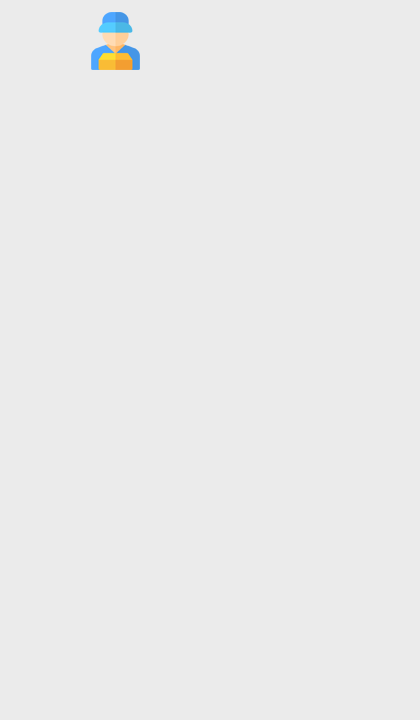
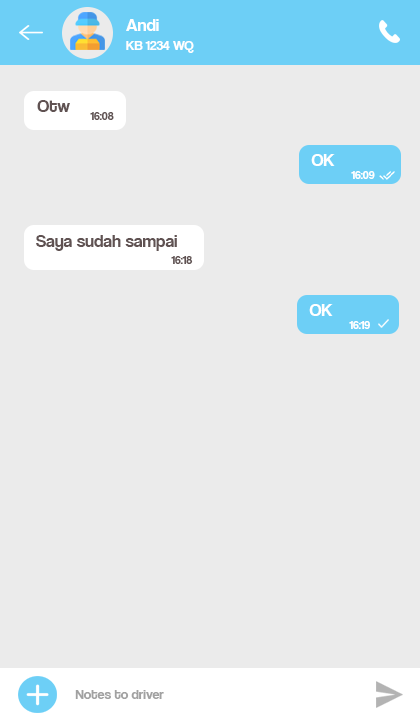
Layer changes from the first 420x720 image to the second:
added layer "Layer 8" above "Notes to driver" over (376, 681, 403, 708)
added layer "Notes to driver" above "Layer 7" over (75, 690, 164, 699)
added layer "Layer 7" above "Layer 4" over (18, 676, 57, 713)
added layer "Layer 4" above "OK copy" over (379, 20, 400, 43)
added layer "OK copy" above "Layer 6" over (309, 304, 333, 316)
added layer "16:19" above "Rounded Rectangle 1 copy 3" over (349, 321, 370, 329)
added layer "Rounded Rectangle 1 copy 3" above "OK" over (297, 295, 399, 334)
added layer "OK" above "Layer 3" over (311, 154, 335, 166)
added layer "Layer 3" above "Layer 5" over (19, 25, 43, 40)
added layer "Layer 5" above "Saya sudah sampai" over (379, 171, 395, 180)
added layer "Saya sudah sampai" above "16:09" over (36, 235, 177, 251)
added layer "16:09" above "16:18" over (351, 171, 375, 179)
added layer "16:18" above "16:08" over (171, 256, 193, 264)
added layer "16:08" above "Otw" over (90, 112, 114, 120)
added layer "Otw" above "Rounded Rectangle 1 copy" over (37, 100, 70, 112)
added layer "Rounded Rectangle 1 copy" above "Rounded Rectangle 1 copy 2" over (299, 145, 401, 184)
added layer "Rounded Rectangle 1 copy 2" above "Rounded Rectangle 1" over (24, 225, 204, 270)
added layer "Rounded Rectangle 1" above "KB 1234 WQ" over (24, 91, 126, 130)
added layer "KB 1234 WQ" above "Andi" over (126, 41, 194, 53)
added layer "Andi" above "Layer 1" over (126, 19, 159, 31)
painted on "Layer 1" over (70, 12, 140, 70)
added layer "Ellipse 1" above "Rectangle 2 copy" over (62, 7, 113, 59)
added layer "Rectangle 2 copy" above "Rectangle 2" over (0, 668, 420, 720)
added layer "Rectangle 2" above "Rectangle 1" over (0, 0, 420, 65)
…and 1 more changes (1 added)
